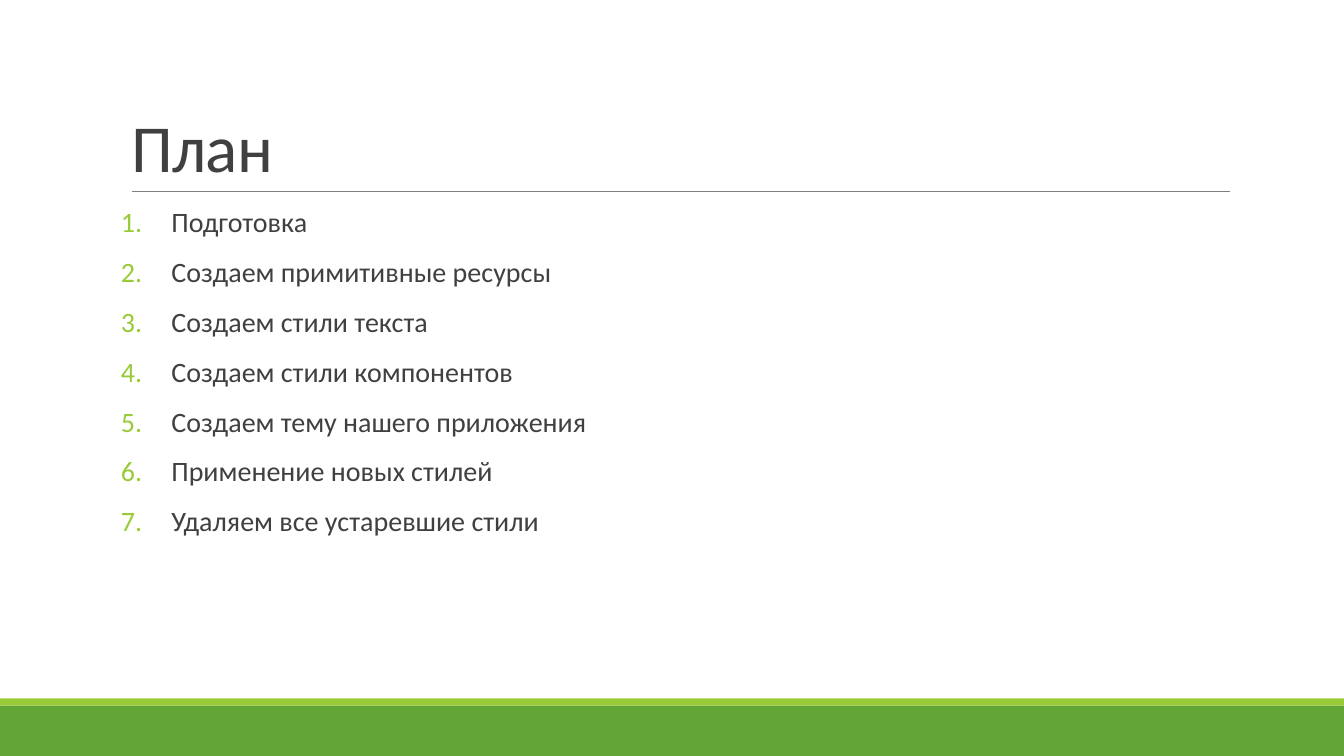
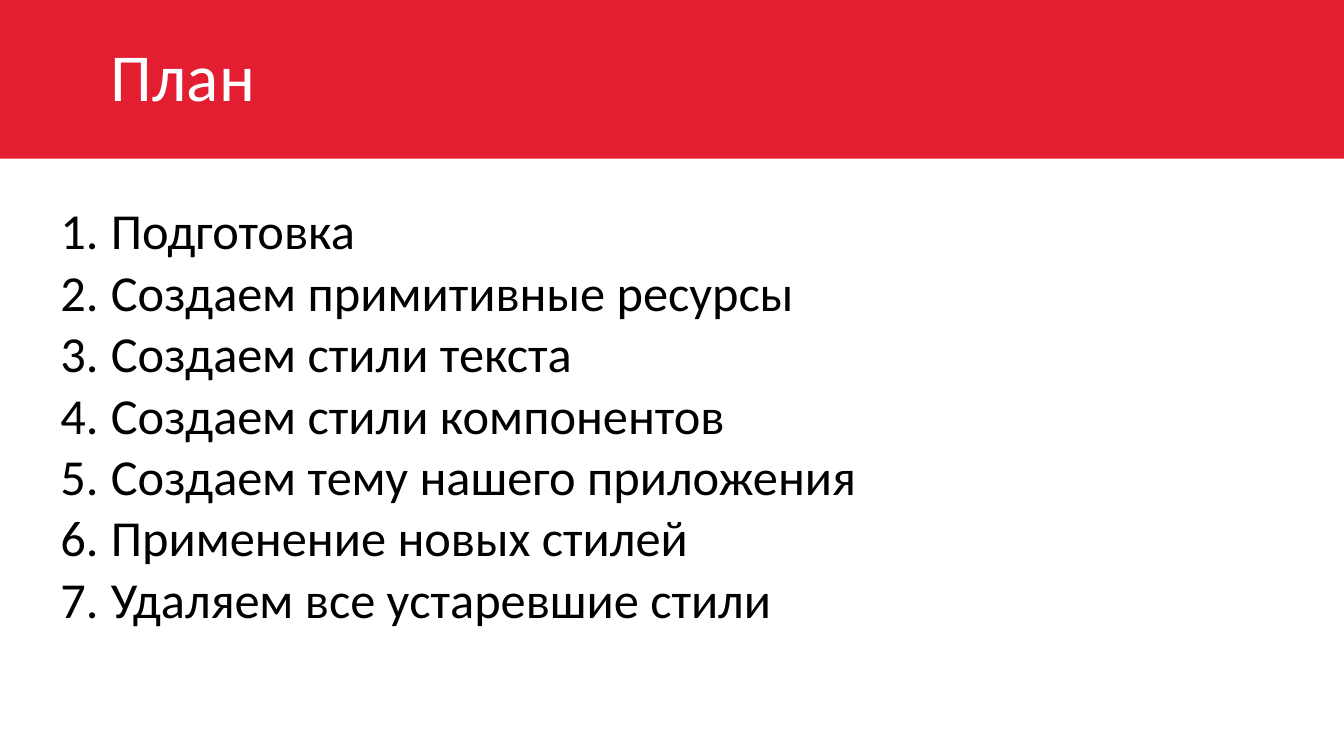
Before and after one commit to ZebanNikolay/android-style-best-practices, a slide deck: slide 3 of Styles and Themes in Android.pptm. Drawn at 1344x756 pixels with LibreOffice and Linux fonts; fonts in the diff are those of the drawing. Boxes give left, top, right and bottom in pixels: in the first picture for what was removed or moved away, otherwise in the second. Text is boxed around its words. In the diff, an @@ line names an element or a change of style, - is before the commit and + after.

```diff
--- a/Styles and Themes in Android.pptm
+++ b/Styles and Themes in Android.pptm
@@ title "План": place and size @@
-title "План" at bbox=[131, 129, 273, 173]
+title "План" at bbox=[0, 0, 1344, 158]
@@ title "План" at bbox=[0, 0, 1344, 158]: text colour #404040 to #FFFFFF, letter spacing -0.5 to 0 pt; line spacing 0.85 to 0.9; vertical alignment bottom to middle; fill none to #E21E30 @@
@@ text "Подготовка": place and size @@
-text "Подготовка" at bbox=[171, 214, 586, 536]
+text "Подготовка" at bbox=[111, 216, 856, 627]
@@ text "Подготовка" at bbox=[111, 216, 856, 627]: size 20 to 36 pt, text colour #404040 to #000000; list level 1 to 2 in "Подготовка"; list level 1 to 2 in "Создаем примитивные ресурсы"; list level 1 to 2 in "Создаем стили текста"; list level 1 to 2 in "Создаем стили компонентов"; list level 1 to 2 in "Создаем тему нашего приложения"; list level 1 to 2 in "Применение новых стилей"; list level 1 to 2 in "Удаляем все устаревшие стили" @@
@@ line removed from (132, 192) to (1231, 192) @@
@@ rectangle removed at bbox=[0, 706, 1344, 756] @@
@@ rectangle removed at bbox=[0, 699, 1344, 706] @@
```
Also in this commit, not shown: 28 other slides changed.
